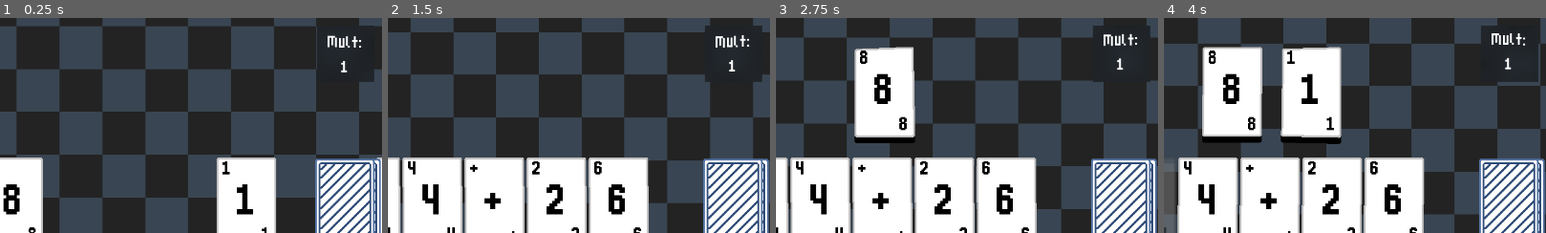
Above: before the commit, frames 1-4 (left to right).
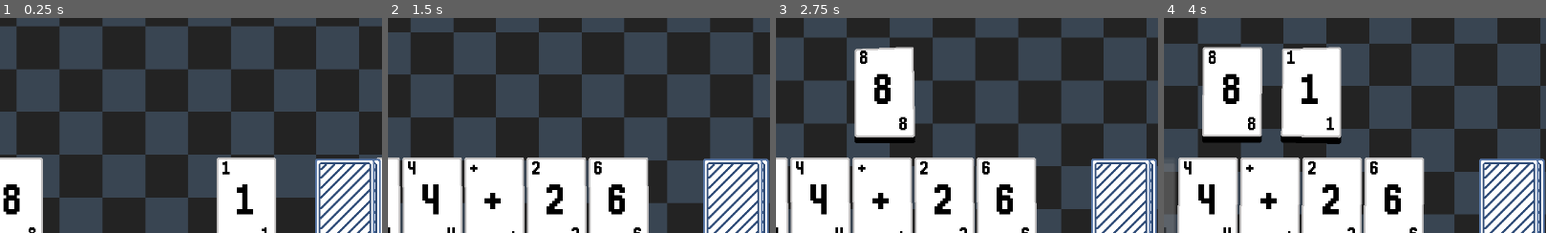
Above: after the commit, the same moments.

Repository: hd2802/stack-demon
Game: Godot game, scene res://_Scenes/LevelRunner/level_runner.tscn
The game is run twice, just before and just after one commit, with the same random seed, the same clock (stepped at 60 frames per second) and the same inputs.
Inputs (mouse positions are % of the whole screen's width and height, from its top left):
- Up to frame 1 (0.25 s): no input
- Up to frame 2 (1.5 s): click "PLAY" at 0.5 s; click "PLAY" at 1.25 s
- Up to frame 3 (2.75 s): click (38, 71) at 2 s
- Up to frame 4 (4 s): click (38, 71) at 2.77 s; click (46, 71) at 3.52 s
The pictures show only the part of the screen within x 48-98%, y 28-78%; the shares and areas given below are measured in that part.

The runs differ from the first frame. In frame 1, 2.4% of the frame differs, in the area x 83-98%, y 3-30%; in frame 2, 2.4%; in frame 3, 2.5%; in frame 4, 2.4%.

Commit message:
feat: change behaviour and appearance of multiplier label

Diff:
--- a/_Scenes/Level/level.tscn
+++ b/_Scenes/Level/level.tscn
@@ -23,11 +23,6 @@
 shader_parameter/direction_y = 1.0
 
 [sub_resource type="ShaderMaterial" id="ShaderMaterial_e0ewc"]
-shader = ExtResource("3_vw5s3")
-shader_parameter/lod = 5.0
-shader_parameter/mix_percentage = 0.3
-
-[sub_resource type="ShaderMaterial" id="ShaderMaterial_rl1kb"]
 shader = ExtResource("3_vw5s3")
 shader_parameter/lod = 5.0
 shader_parameter/mix_percentage = 0.3
@@ -291,22 +286,13 @@
 offset_bottom = 515.0
 theme_override_constants/separation = 16
 
-[node name="ColorRect" type="ColorRect" parent="."]
-material = SubResource("ShaderMaterial_rl1kb")
-offset_left = 1150.0
-offset_top = 216.0
-offset_right = 1246.0
-offset_bottom = 310.0
-
 [node name="Multiplier" type="RichTextLabel" parent="."]
-offset_left = 1145.0
+offset_left = 1091.0
 offset_top = 207.0
 offset_right = 1250.0
-offset_bottom = 309.0
-theme = ExtResource("7_ldegq")
-bbcode_enabled = true
-text = "[wave amp=25 freq=1]Mult:
- 1 [/wave]"
+offset_bottom = 380.0
+theme = ExtResource("10_ydtrd")
+bbcode_enabled = true
 horizontal_alignment = 1
 vertical_alignment = 1
 
--- a/_Scripts/Level/GameLogic/play_area.gd
+++ b/_Scripts/Level/GameLogic/play_area.gd
@@ -132,9 +132,8 @@
 		return
 
 	await animate_cards()
-
 	var score = calculator._on_hand_played(selected_cards)
-
+	self.get_parent().multiplier_label.text = "[wave amp=25 freq=1]x "+ str(calculator._multiplier) + "[/wave]"
 	scored.emit(score, calculator._multiplier, calculator._is_complex)
 
 	var final_score = score * calculator._multiplier
@@ -145,6 +144,7 @@
 
 	await get_tree().create_timer(1.0).timeout
 
+	self.get_parent().multiplier_label.text = ""
 	clear_cards()
 
 func animate_cards():
--- a/_Scripts/Level/Level/level.gd
+++ b/_Scripts/Level/Level/level.gd
@@ -28,6 +28,8 @@
 var discard_button
 var deck_view
 
+var multiplier_label : RichTextLabel
+
 signal level_complete()
 signal game_over()
 
@@ -53,6 +55,8 @@
 	score = self.get_node("Score")
 	score.text = str(current_score)
 
+	multiplier_label = $Multiplier
+
 	discard_button = self.get_node("DiscardButton")
 
 func _on_play_area_scored(sc: int, multiplier: int, is_complex: bool) -> void:
@@ -60,9 +64,6 @@
 	current_score += final_score
 	score.text = str(current_score)
 
-	var mult_label = $Multiplier
-
-	mult_label.text = "[wave amp=25 freq=1]Mult:\n"+ str(multiplier) + "[/wave]"
 	current_hands -= 1
 	hands.text = str(current_hands)
 
@@ -72,7 +73,6 @@
 		level_complete.emit()
 	elif current_hands == 0:
 		game_over.emit()
-
 
 func _on_hint_button_pressed() -> void:
 	var hint_scene = load("res://_Scenes/Hint/hint.tscn").instantiate()
Not shown: 1 places in _Scenes/Level/level.tscn that only renumber resources
